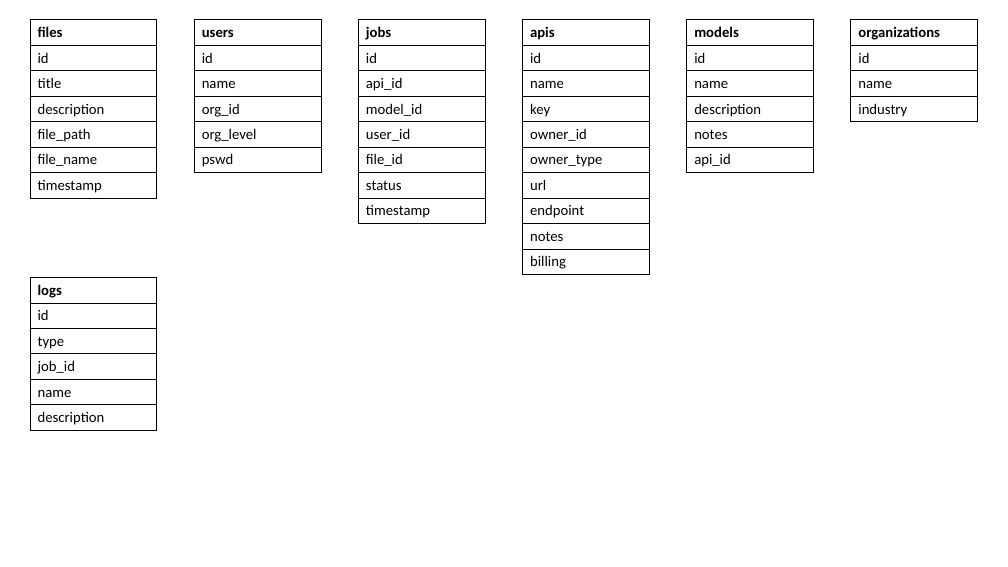
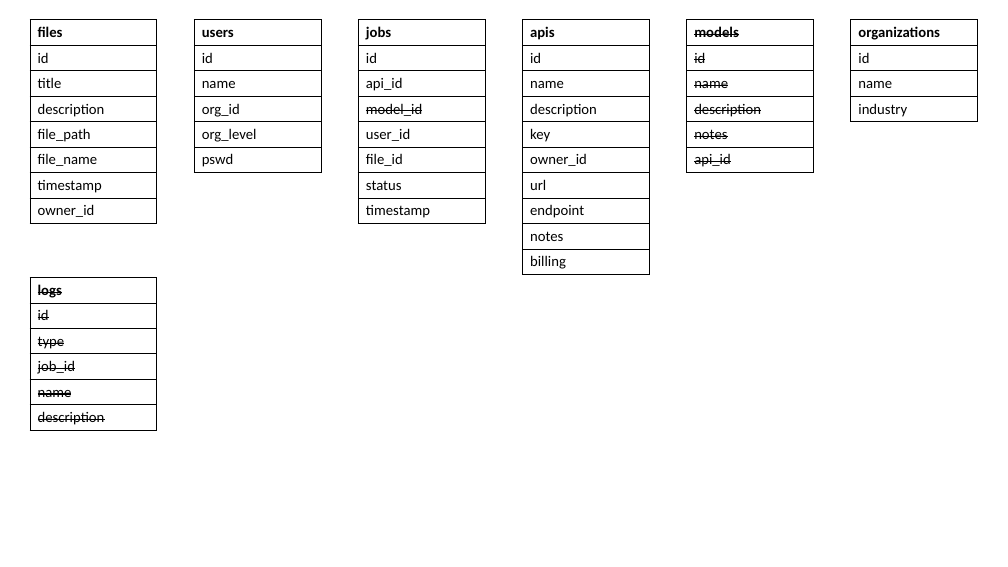
Before and after one commit to shah-carlton-dev/autoAI, a slide deck: slide 2 of AUTO DOCS/db_notes.pptx. Drawn at 1008x567 pixels with LibreOffice and Linux fonts; fonts in the diff are those of the drawing. Boxes give left, top, right and bottom in pixels: in the first picture for what was removed or moved away, otherwise in the second. Text is boxed around its words. In the diff, an @@ line names an element or a change of style, - is before the commit and + after.

```diff
--- a/AUTO DOCS/db_notes.pptx
+++ b/AUTO DOCS/db_notes.pptx
@@ table at (x1=30, y1=20, x2=157, y2=222) @@
+row 8: owner_id
@@ table at (x1=358, y1=20, x2=485, y2=222) @@
@@ strikethrough on in "model_id" @@
@@ table at (x1=523, y1=20, x2=650, y2=273) @@
+row 4: description
-row 6: owner_type
@@ table at (x1=687, y1=20, x2=814, y2=171) @@
@@ strikethrough on @@
@@ table at (x1=30, y1=278, x2=157, y2=429) @@
@@ strikethrough on @@
```
Also in this commit, not shown: 13 other files.
